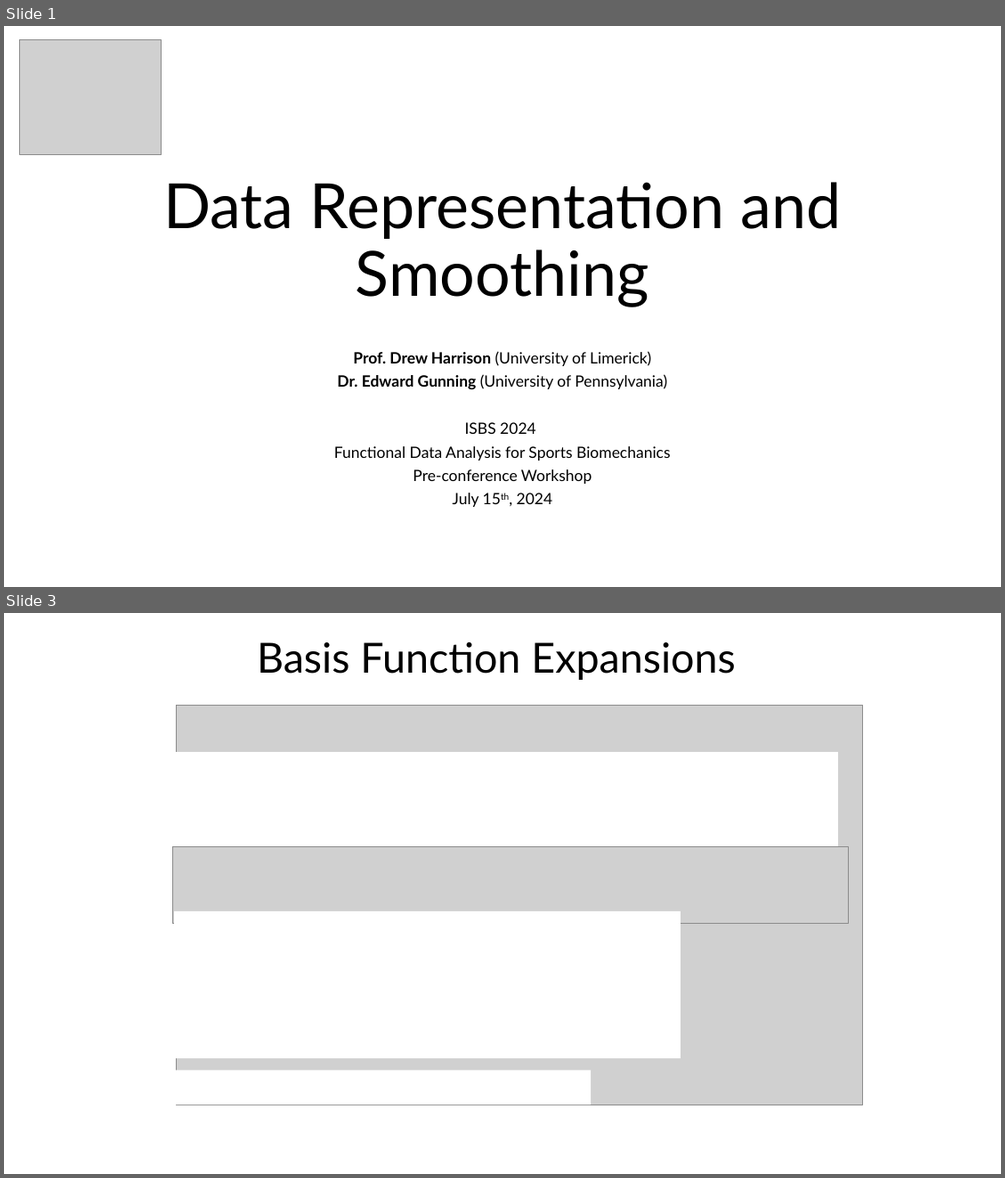
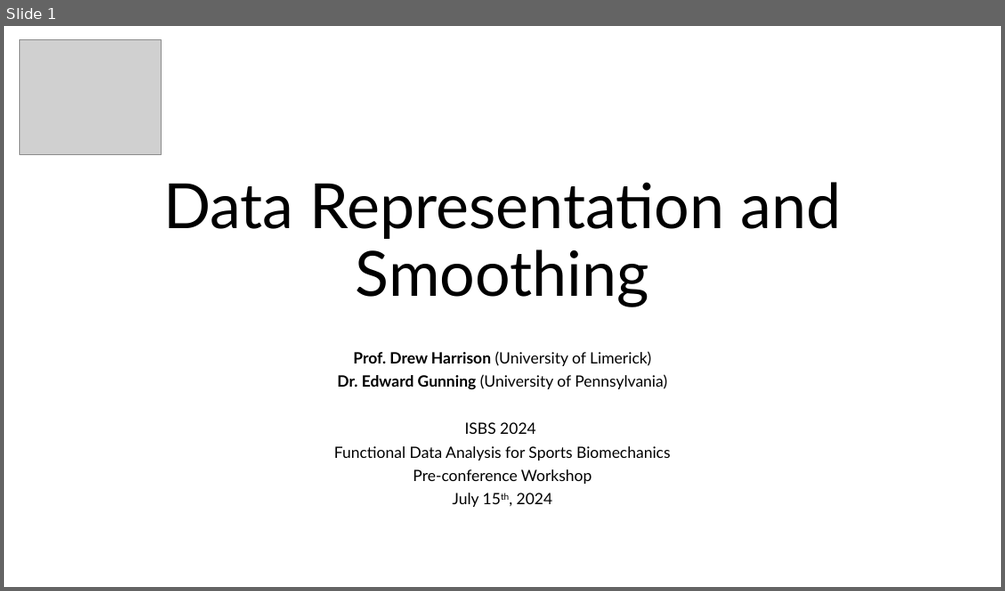
Before and after one commit to edwardgunning/ISBS-Short-Course, a slide deck: slides/02-smoothing.pptx. Shown one above the other, each under a label of ours: slides 1 and 3 before the commit, slide 1 after it; the slides between them are not shown. The pictures are 1005x1178 and 1005x591 pixels, drawn with LibreOffice and Linux fonts; fonts in the diff are those of the drawing; grey boxes stand for pictures; background and template pictures are left out. Boxes give left, top, right and bottom in pixels: in the first picture for what was removed or moved away, otherwise in the second. Text is boxed around its words. In the diff, an @@ line names an element or a change of style, - is before the commit and + after.

```diff
--- a/slides/02-smoothing.pptx
+++ b/slides/02-smoothing.pptx
@@ slide 3 removed at box(4, 613, 1001, 1174), background #FFFFFF @@
@@ title removed at box(257, 642, 735, 680) @@
-Basis Function Expansions
@@ picture removed at box(177, 705, 863, 1104) @@
@@ rectangle removed at box(173, 752, 839, 846) @@
@@ picture removed at box(172, 846, 849, 923) @@
@@ rectangle removed at box(175, 911, 680, 1059) @@
@@ rectangle removed at box(173, 1070, 591, 1104) @@
```
Also in this commit, not shown: 1 slide changed, 3 slides added, 3 other files.
